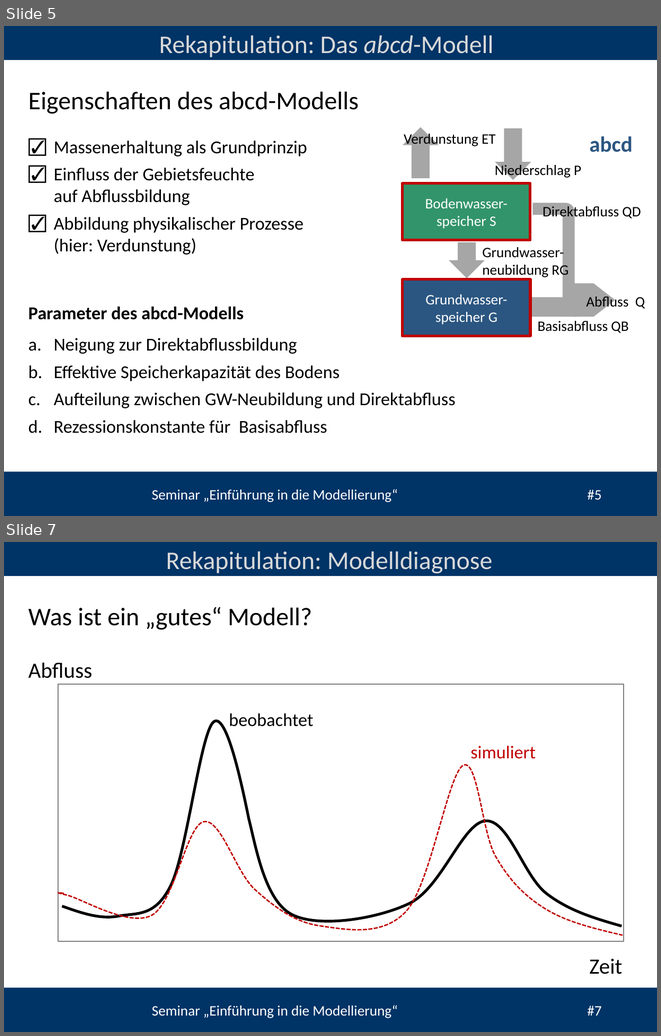
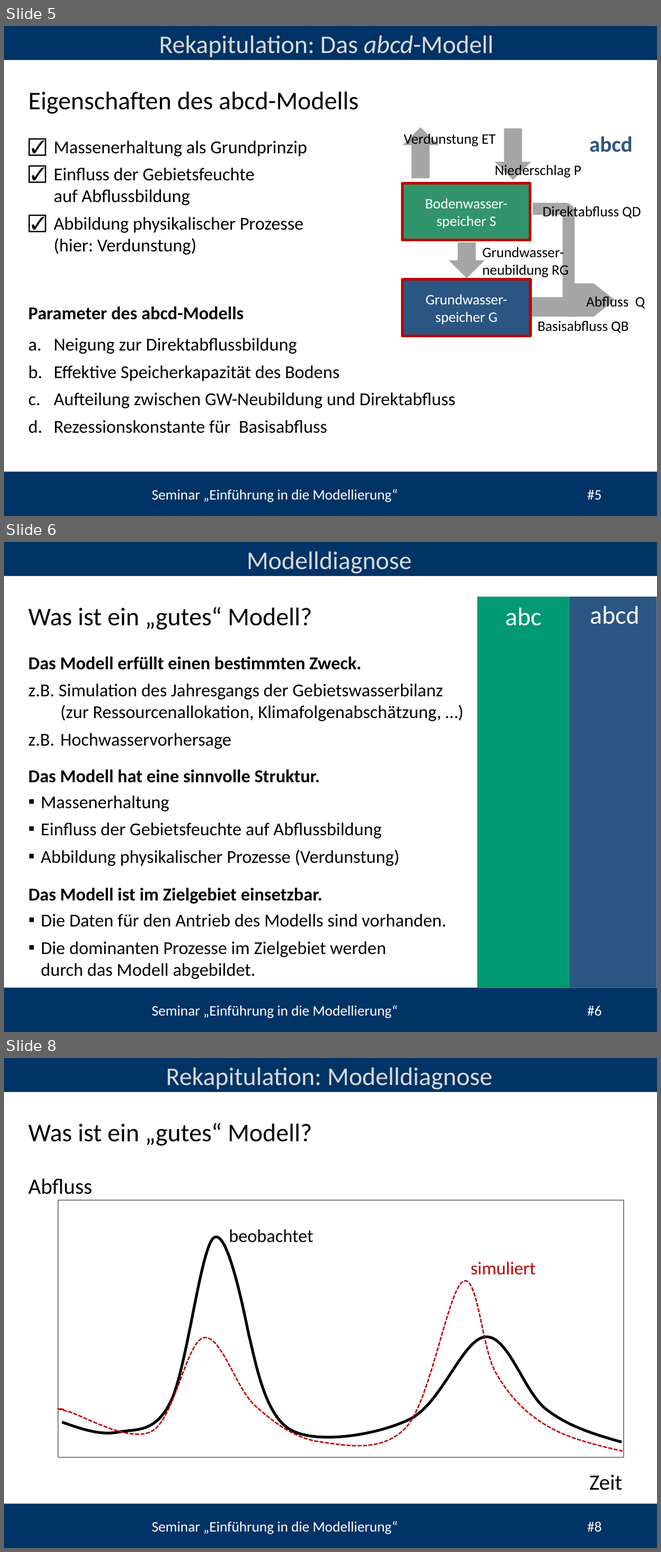
Before and after one commit to heistermann/Einf_Modellierung, a slide deck: Termin_7/folien/UebungModellierung#7.odp. Shown one above the other, each under a label of ours: slides 5 and 7 before the commit, slides 5, 6 and 8 after it; the slides between them are not shown. The pictures are 661x1036 and 661x1552 pixels, drawn with LibreOffice and Linux fonts; fonts in the diff are those of the drawing; background and template pictures are left out. Boxes give left, top, right and bottom in pixels: in the first picture for what was removed or moved away, otherwise in the second. Text is boxed around its words. In the diff, an @@ line names an element or a change of style, - is before the commit and + after.

```diff
--- a/Termin_7/folien/UebungModellierung#7.odp
+++ b/Termin_7/folien/UebungModellierung#7.odp
@@ slide 6 added at (4,542,657,1032), background #FFFFFF; not listed: 3 template elements that a slide beside it also shows @@
@@ text added at (247,551,412,574), 28 pt, text #D9D9D9 @@
+Modelldiagnose
@@ text added at (28,607,312,630), 28 pt, text #000000 @@
+Was ist ein „gutes“ Modell?
@@ group added at (477,597,657,987): 2 rectangles, 2 texts @@
+abc
+abcd
@@ text added at (28,656,361,670), 20 pt, text #000000, bold @@
+Das Modell erfüllt einen bestimmten Zweck.
@@ text added at (28,684,443,749), 20 pt, text #000000 @@
+z.B. Simulation des Jahresgangs der Gebietswasserbilanz
+(zur Ressourcenallokation, Klimafolgenabschätzung, …)
+z.B. Hochwasservorhersage
@@ text added at (28,769,320,783), 20 pt, text #000000, bold @@
+Das Modell hat eine sinnvolle Struktur.
@@ text added at (41,795,400,866), 20 pt, text #000000 @@
+▪ Massenerhaltung
+▪ Einfluss der Gebietsfeuchte auf Abflussbildung
+▪ Abbildung physikalischer Prozesse (Verdunstung)
@@ text added at (28,888,323,903), 20 pt, text #000000, bold @@
+Das Modell ist im Zielgebiet einsetzbar.
@@ text added at (41,914,446,979), 20 pt, text #000000 @@
+▪ Die Daten für den Antrieb des Modells sind vorhanden.
+▪ Die dominanten Prozesse im Zielgebiet werden
+  durch das Modell abgebildet.
@@ what was slide 7 is now slide 8 @@
@@ text at (152,1521,601,1534): text changed @@
-Seminar „Einführung in die Modellierung“ #7
+Seminar „Einführung in die Modellierung“ #8
```
Also in this commit, not shown: 1 slide changed, 13 other files.
